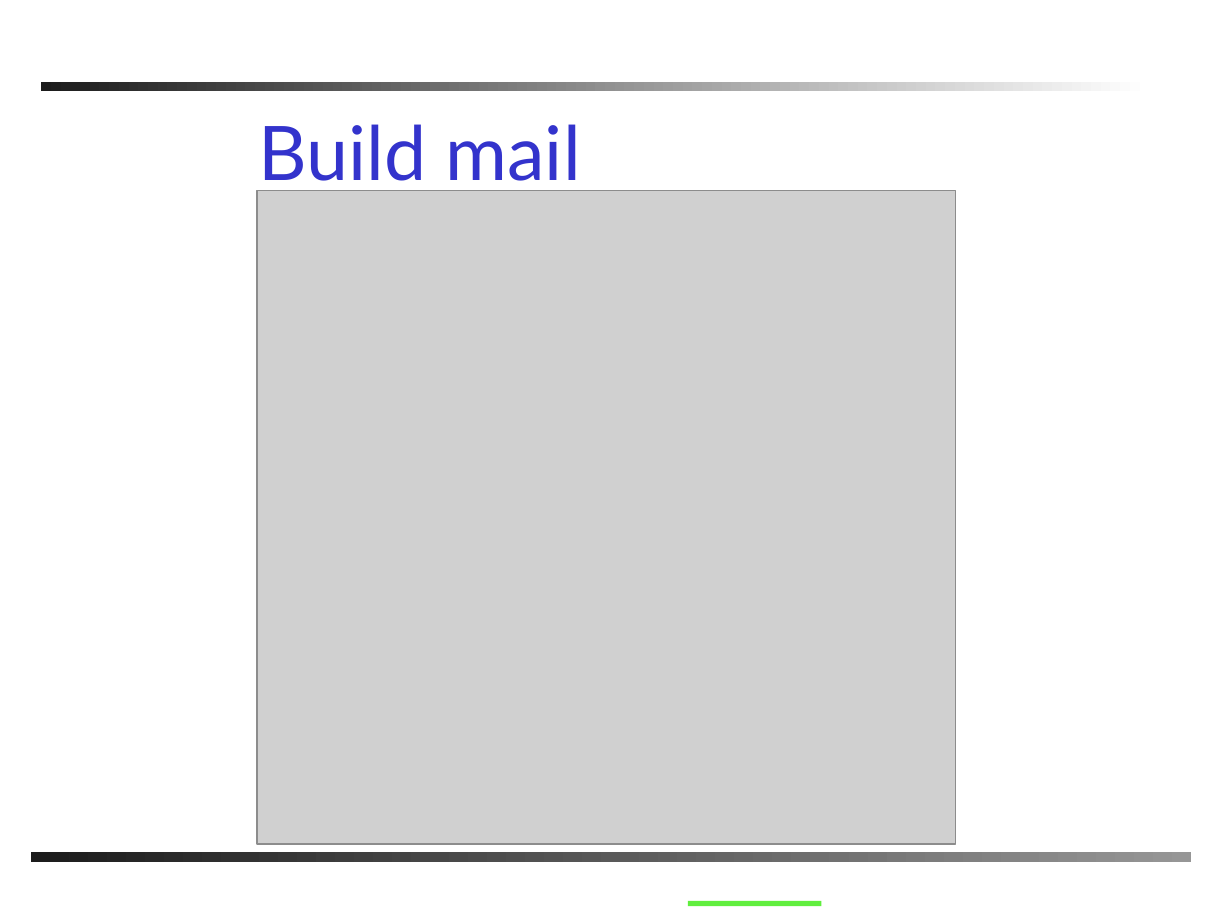
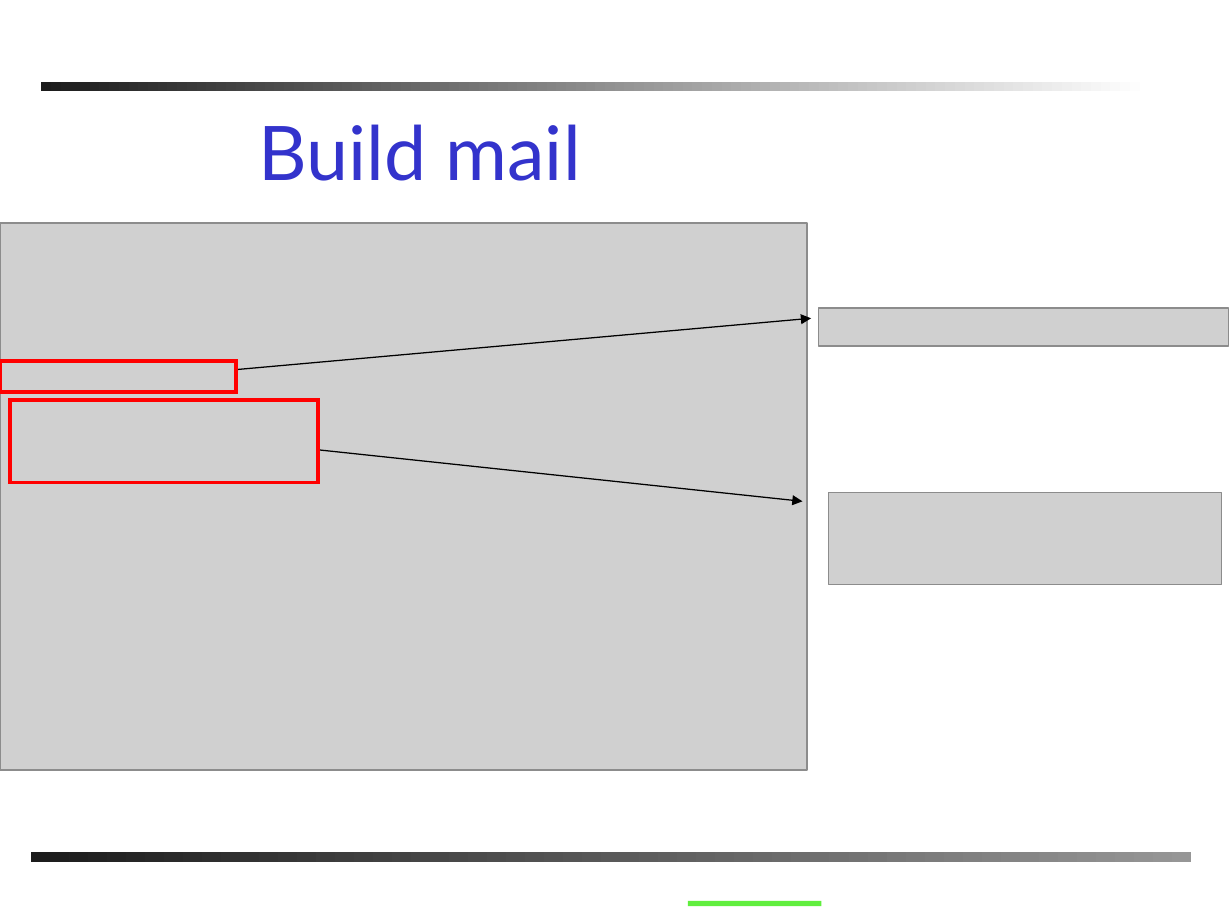
Before and after one commit to AnkhSVN/AnkhSVN, a slide deck: slide 19 of doc/powerpoint/Subversion_addin_for_VS.NET.ppt. Drawn at 1232x924 pixels with LibreOffice and Linux fonts; fonts in the diff are those of the drawing; grey boxes stand for pictures; background and template pictures are left out. Boxes give left, top, right and bottom in pixels: in the first picture for what was removed or moved away, otherwise in the second. Text is boxed around its words. In the diff, an @@ line names an element or a change of style, - is before the commit and + after.

```diff
--- a/doc/powerpoint/Subversion_addin_for_VS.NET.ppt
+++ b/doc/powerpoint/Subversion_addin_for_VS.NET.ppt
@@ picture: place and size @@
-picture at <box>257,191,956,844</box>
+picture at <box>0,223,807,770</box>
@@ arrow added from (237, 370) to (811, 318), #000000 0.74 pt @@
@@ picture added at <box>818,308,1228,346</box> @@
@@ rectangle added at <box>0,361,237,392</box>, outline #FF0000 2.24 pt @@
@@ rectangle added at <box>10,400,318,483</box>, outline #FF0000 2.24 pt @@
@@ arrow added from (320, 450) to (802, 501), #000000 0.74 pt @@
@@ picture added at <box>829,493,1222,585</box> @@
```
Also in this commit, not shown: 6 other slides changed.
